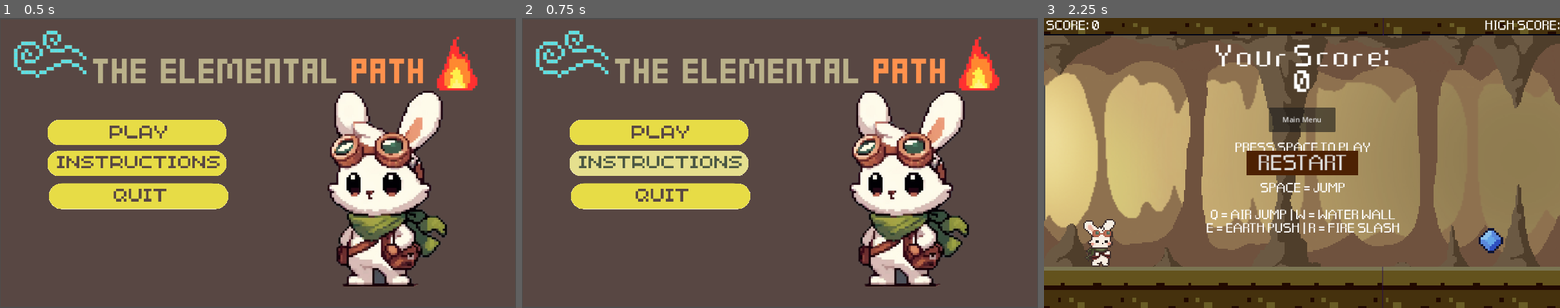
Above: before the commit, frames 1-3 (left to right).
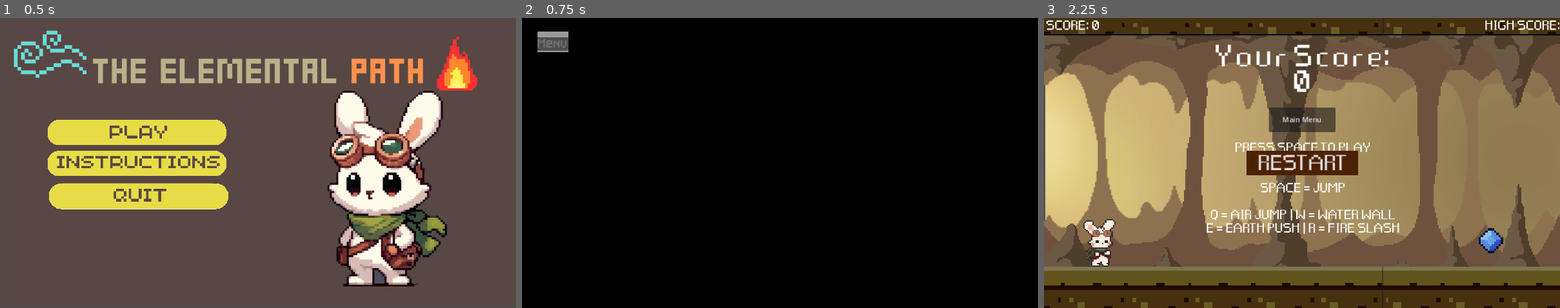
Above: after the commit, the same moments.

Repository: maryandrearv/the-elemental-path
Game: Godot game, scene res://scenes/menu.tscn
Same seed, same stepped clock (60 frames per second), same inputs: the game is played once before the commit and once after it. This scene is started directly instead of the project's main scene. Video files are missing from this copy of the repository; at most half a second of black plays in their place.
Inputs (mouse positions are in pixels of both pictures, inside the frame that each line leads up to):
- Up to frame 1 (0.5 s): no input
- Up to frame 2 (0.75 s): click (661, 165) at 0.5 s
- Up to frame 3 (2.25 s): click (1074, 44) at 1.27 s; click (1183, 134) at 2 s

Frame 1 is identical in both runs. In frame 2, 99% of the frame differs, in the area x 0-100%, y 0-100%; in frame 3, nothing differs.

Commit message:
add ogv for instructions

Diff:
--- a/runner/scenes/menu.gd
+++ b/runner/scenes/menu.gd
@@ -15,7 +15,7 @@
 	get_tree().change_scene_to_file("res://scenes/main.tscn")
 
 func _on_instructions_pressed() -> void:
-	pass # Replace with function body.
+	get_tree().change_scene_to_file("res://scenes/instructions.tscn")
 
 
 func _on_quit_pressed() -> void:
Not shown, changed: runner/.DS_Store
Not shown, changed: runner/assets/.DS_Store
Not shown, added: runner/assets/video/can-you-survive-the-path.ogv
